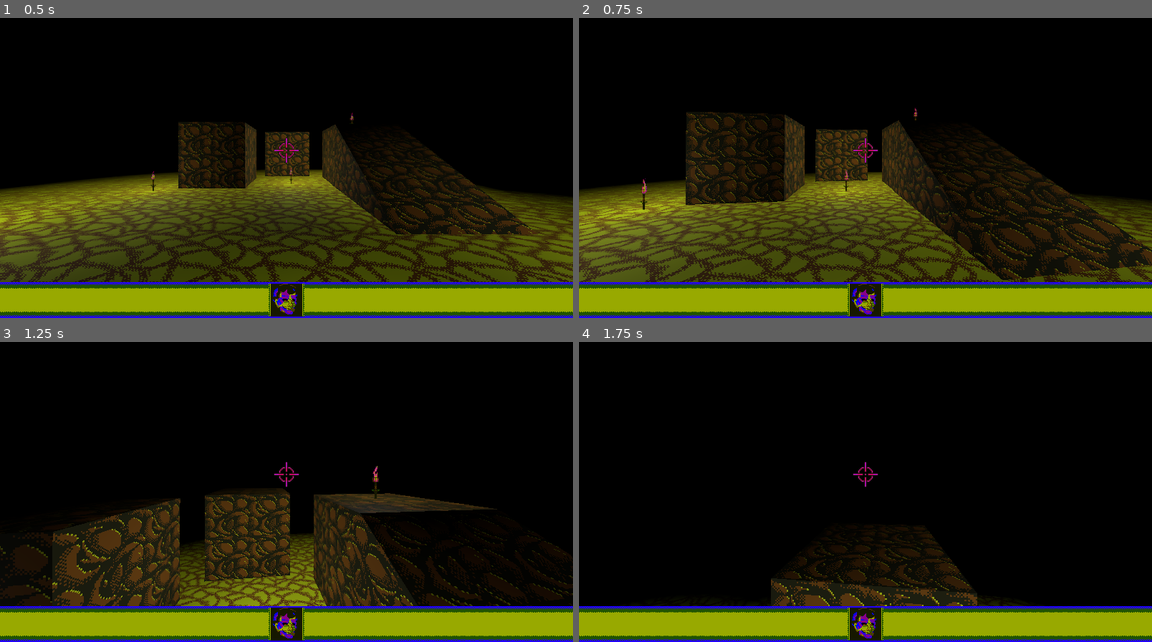
Above: before the commit, frames 1-4 (two rows, left to right).
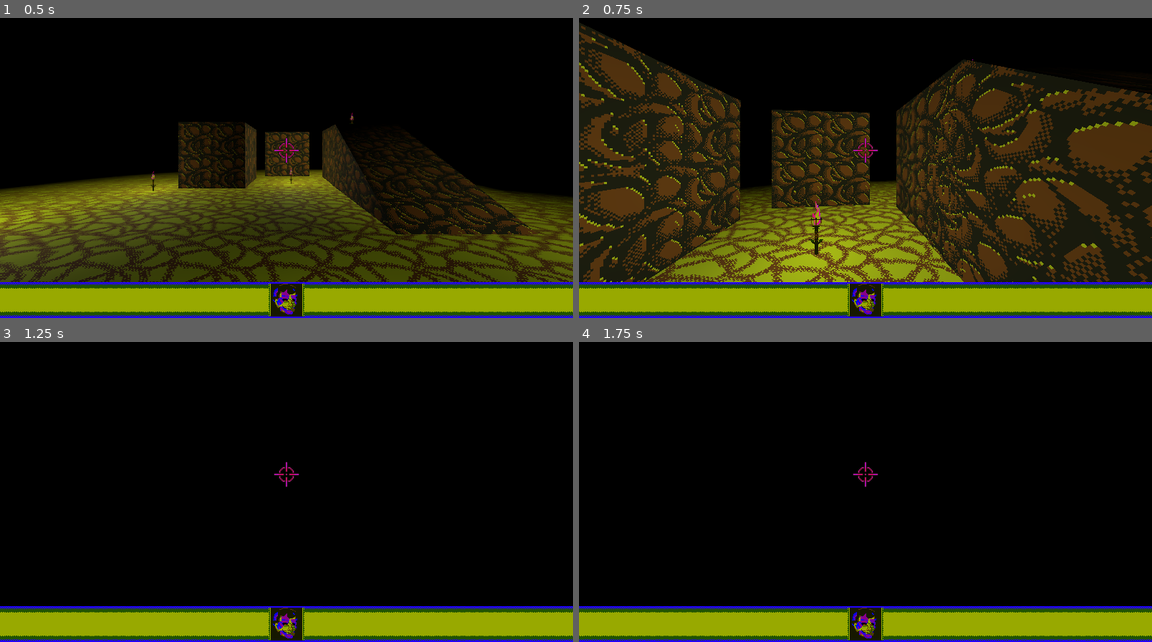
Above: after the commit, the same moments.

Repository: JuhoHeiskanen/fgj2023
Game: Godot game, scene res://JuhonTestiSkene.tscn
The game is run twice, just before and just after one commit, with the same random seed, the same clock (stepped at 60 frames per second) and the same inputs. This scene is started directly instead of the project's main scene.
Inputs (mouse positions are in pixels of both pictures, inside the frame that each line leads up to):
- Up to frame 1 (0.5 s): no input
- Up to frame 2 (0.75 s): tap Enter at 0.5 s; move the mouse to (894, 150) at 0.52 s; hold W (move_forward) from 0.53 s (still down); hold Shift (sprint, bound only after the commit) from 0.53 s (still down)
- Up to frame 3 (1.25 s): keep holding W (move_forward); keep holding Shift (sprint, bound only after the commit); tap Space (jump) at 0.77 s
- Up to frame 4 (1.75 s): keep holding W (move_forward); move the mouse to (836, 477) at 1.27 s; release Shift (sprint, bound only after the commit) at 1.28 s; tap Ctrl (crouch) at 1.35 s; tap Space (jump) at 1.52 s; tap Shift (sprint, bound only after the commit) at 1.55 s

Frame 1 is identical in both runs. In frame 2, 48% of the frame differs, in the area x 0-100%, y 1-89%; in frame 3, 21%; in frame 4, 4.3%.

Commit message:
feat: add room generator

Diff:
--- /dev/null
+++ b/Prefabs/RoomsGenerator.tscn
@@ -0,0 +1,10 @@
+[gd_scene load_steps=3 format=2]
+
+[ext_resource path="res://Scripts/RoomsGenerator.gd" type="Script" id=1]
+[ext_resource path="res://Prefabs/Player.tscn" type="PackedScene" id=2]
+
+[node name="RoomsGenerator" type="Spatial"]
+script = ExtResource( 1 )
+
+[node name="Player" parent="." instance=ExtResource( 2 )]
+transform = Transform( 1, 0, 0, 0, 1, 0, 0, 0, 1, 0, 35.9135, 0 )
--- a/Prefabs/dungeons/dungeon.tscn
+++ b/Prefabs/dungeons/dungeon.tscn
@@ -1,13 +1,11 @@
-[gd_scene load_steps=14 format=2]
+[gd_scene load_steps=12 format=2]
 
 [ext_resource path="res://Materials/floor.tres" type="Material" id=1]
 [ext_resource path="res://Prefabs/dungeons/door.tscn" type="PackedScene" id=2]
-[ext_resource path="res://Prefabs/Player.tscn" type="PackedScene" id=3]
 [ext_resource path="res://Prefabs/dungeons/connector.tscn" type="PackedScene" id=4]
 [ext_resource path="res://Scripts/dungeon.gd" type="Script" id=5]
 [ext_resource path="res://Prefabs/dungeons/wall.tscn" type="PackedScene" id=6]
 [ext_resource path="res://Materials/ceiling.tres" type="Material" id=7]
-[ext_resource path="res://Environments/void.tres" type="Environment" id=8]
 [ext_resource path="res://Prefabs/Torch.tscn" type="PackedScene" id=9]
 
 [sub_resource type="PlaneMesh" id=1]
@@ -26,9 +24,6 @@
 
 [node name="Root" type="Spatial"]
 script = ExtResource( 5 )
-
-[node name="Player" parent="." instance=ExtResource( 3 )]
-transform = Transform( 1, 0, 0, 0, 1, 0, 0, 0, 1, 0, 0.705052, 0 )
 
 [node name="Floor" type="MeshInstance" parent="."]
 mesh = SubResource( 1 )
@@ -116,9 +111,6 @@
 [node name="Door_left" parent="." instance=ExtResource( 2 )]
 transform = Transform( -4.37114e-08, 0, 1, 0, 1, 0, -1, 0, -4.37114e-08, -7, 0, 0 )
 
-[node name="WorldEnvironment" type="WorldEnvironment" parent="."]
-environment = ExtResource( 8 )
-
 [node name="Torch" parent="." instance=ExtResource( 9 )]
 transform = Transform( 1, 0, 0, 0, 1, 0, 0, 0, 1, -2.98073, 0.120306, -5.25144 )
 
--- a/Scripts/JuhoPlayerController.gd
+++ b/Scripts/JuhoPlayerController.gd
@@ -58,6 +58,8 @@
 		Input.get_action_strength("move_back") - Input.get_action_strength("move_forward")
 	)
 	move = move.normalized().rotated(Vector3.UP, -yaw)
+	if Input.is_action_pressed("sprint"):
+		move = move * 4
 	self.vel.x = move.x * walk_speed
 	self.vel.z = move.z * walk_speed
 	self.vel.y -= gravity * delta
--- /dev/null
+++ b/Scripts/RoomsGenerator.gd
@@ -0,0 +1,53 @@
+extends Spatial
+
+const room_prefab: PackedScene = preload("res:///Prefabs/dungeons/dungeon.tscn")
+
+# Declare member variables here. Examples:
+# var a: int = 2
+# var b: String = "text"
+
+const SIZE_X = 24
+const SIZE_Z = 24
+
+# 1+2+4+8
+# N E S W
+
+var grid = [
+	[[1, 2], [1, 12], [1, 4]],
+	[[1, 6], [1, 15], [1, 9]],
+	[[1, 1], [1, 3], [1, 8]],
+]
+
+
+# Called when the node enters the scene tree for the first time.
+func _ready() -> void:
+	var H = grid.size();
+	for z in range(H):
+		var row = grid[z]
+		var W = row.size()
+		for x in range(W):
+			var tile = row[x]
+			var type = tile[0]
+			var mask = tile[1]
+			if type == 0:
+				continue
+			var room = room_prefab.instance()
+			room.transform.origin.x = x * SIZE_X
+			room.transform.origin.z = z * SIZE_Z
+			self.add_child(room)
+			var has_north = mask & 1 > 0
+			var has_east = mask & 2 > 0
+			var has_south = mask & 4 > 0
+			var has_west = mask & 8 > 0
+			if has_west:
+				room.toggle_exit(room.Direction.WEST)
+			if has_east:
+				room.toggle_exit(room.Direction.EAST)
+			if has_north:
+				room.toggle_exit(room.Direction.NORTH)
+			if has_south:
+				room.toggle_exit(room.Direction.SOUTH)
+
+# Called every frame. 'delta' is the elapsed time since the previous frame.
+#func _process(delta: float) -> void:
+#	pass
--- a/project.godot
+++ b/project.godot
@@ -79,6 +79,11 @@
 "events": [ Object(InputEventKey,"resource_local_to_scene":false,"resource_name":"","device":0,"alt":false,"shift":false,"control":false,"meta":false,"command":false,"pressed":false,"scancode":0,"physical_scancode":16777238,"unicode":0,"echo":false,"script":null)
  ]
 }
+sprint={
+"deadzone": 0.5,
+"events": [ Object(InputEventKey,"resource_local_to_scene":false,"resource_name":"","device":0,"alt":false,"shift":false,"control":false,"meta":false,"command":false,"pressed":false,"scancode":0,"physical_scancode":16777237,"unicode":0,"echo":false,"script":null)
+ ]
+}
 
 [physics]
 
